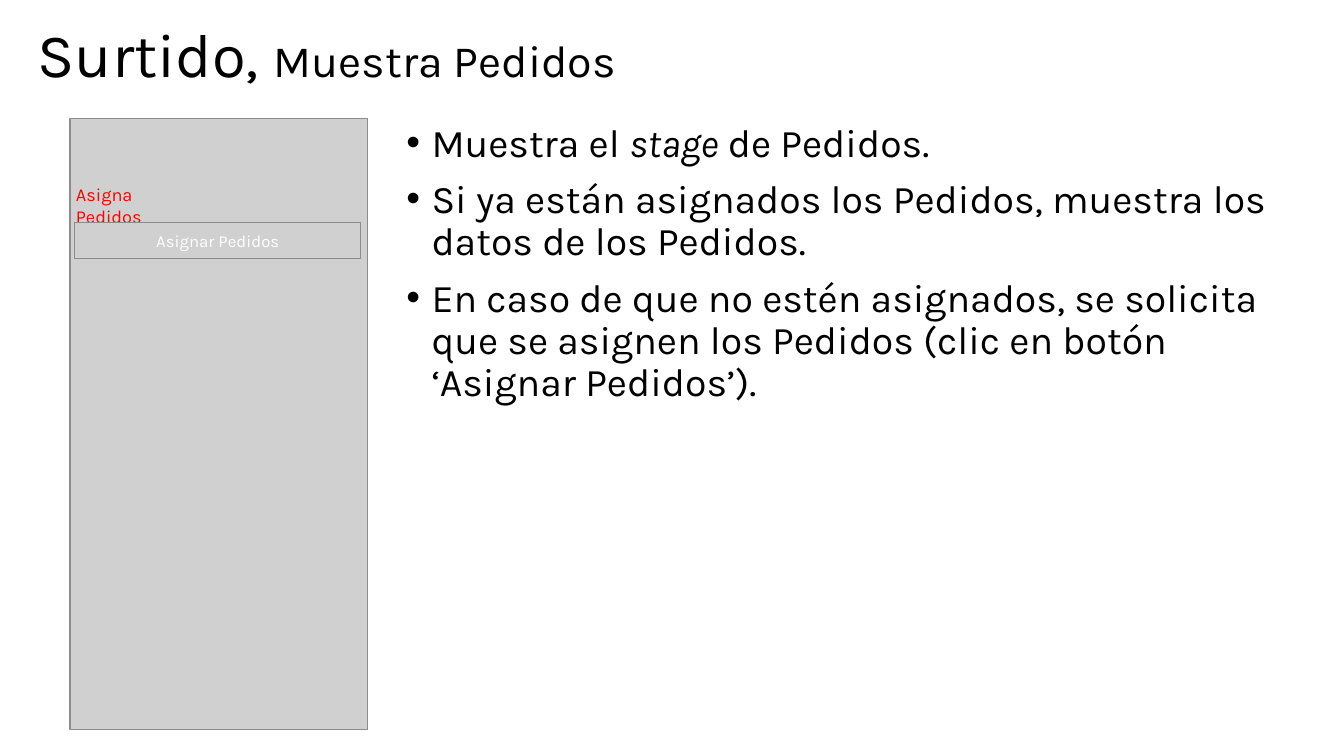
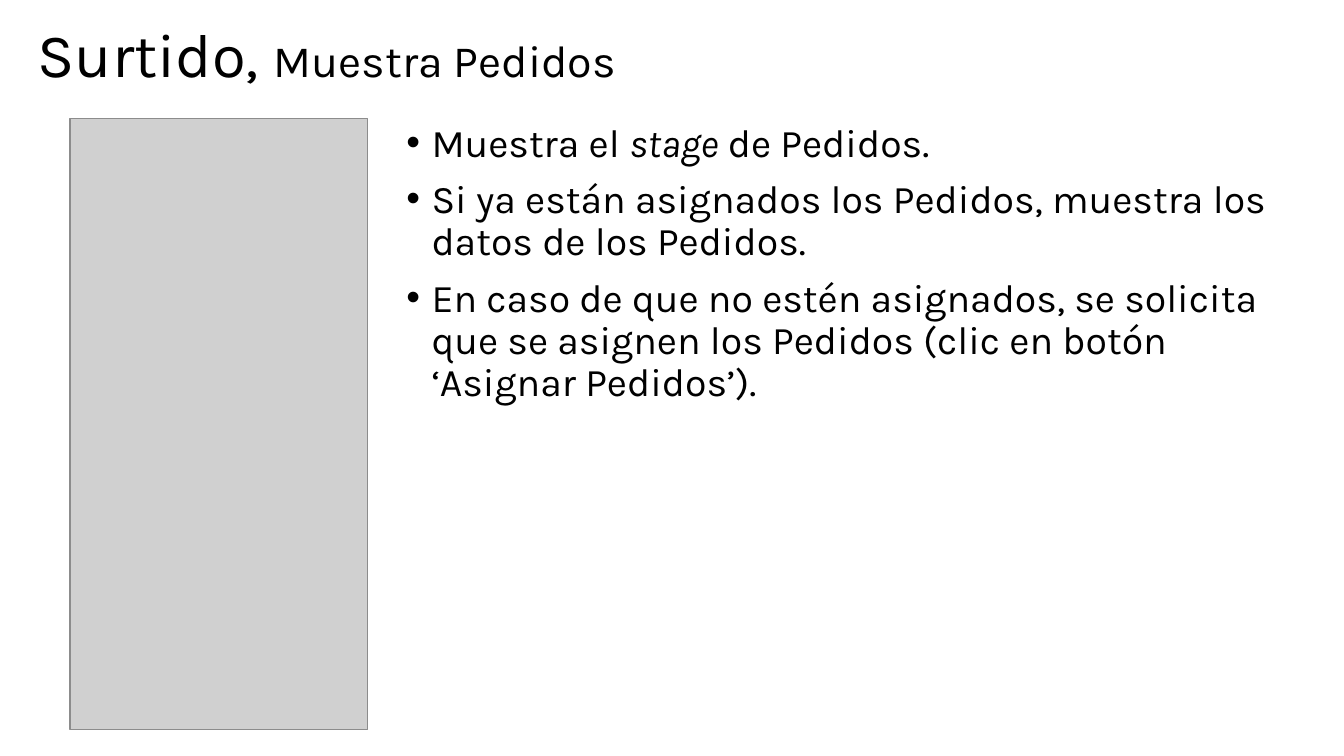
Before and after one commit to JoelBecerraM/FANASA-docs, a slide deck: slide 5 of atCloud - Diseño - Interfaz de Usuario - Surtido.pptx (slide 4 before the commit). Drawn at 1344x756 pixels with LibreOffice and Linux fonts; fonts in the diff are those of the drawing; grey boxes stand for pictures. Boxes give left, top, right and bottom in pixels: in the first picture for what was removed or moved away, otherwise in the second. Text is boxed around its words. In the diff, an @@ line names an element or a change of style, - is before the commit and + after.

```diff
--- a/atCloud - Diseño - Interfaz de Usuario - Surtido.pptx
+++ b/atCloud - Diseño - Interfaz de Usuario - Surtido.pptx
@@ text removed at (76,188,142,223) @@
-Asigna Pedidos
@@ picture removed at (75,223,360,259) @@
@@ text removed at (156,236,279,251) @@
-Asignar Pedidos
```
Also in this commit, not shown: 3 other slides changed, 4 slides added, 1 other file.
